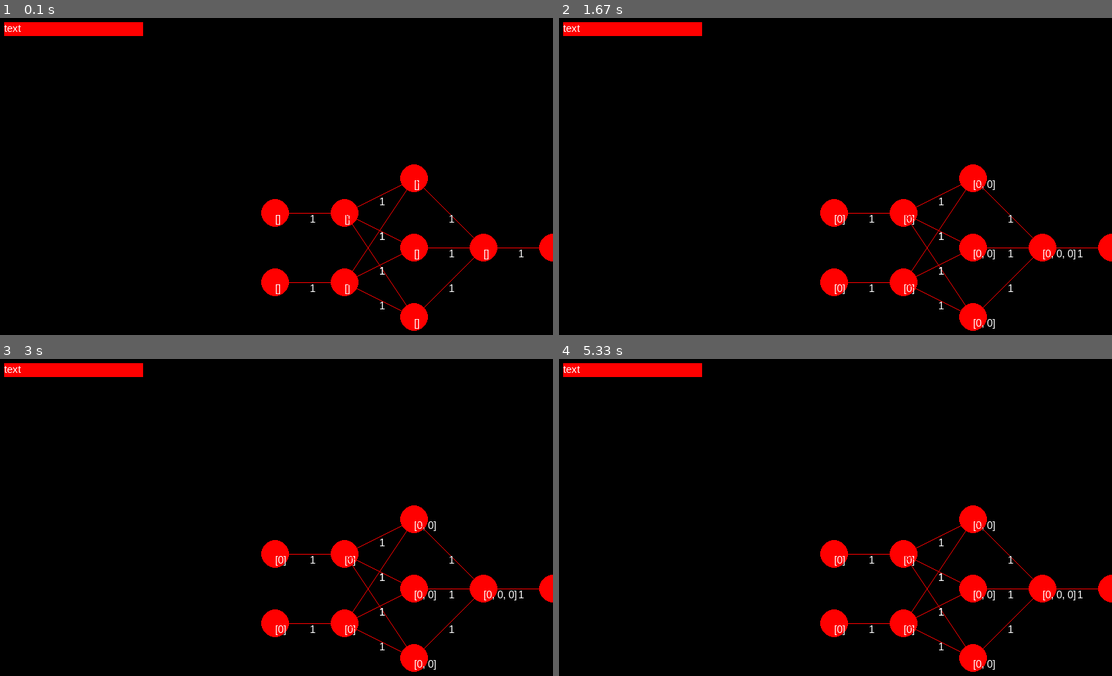
Above: before the commit, frames 1-4 (two rows, left to right).
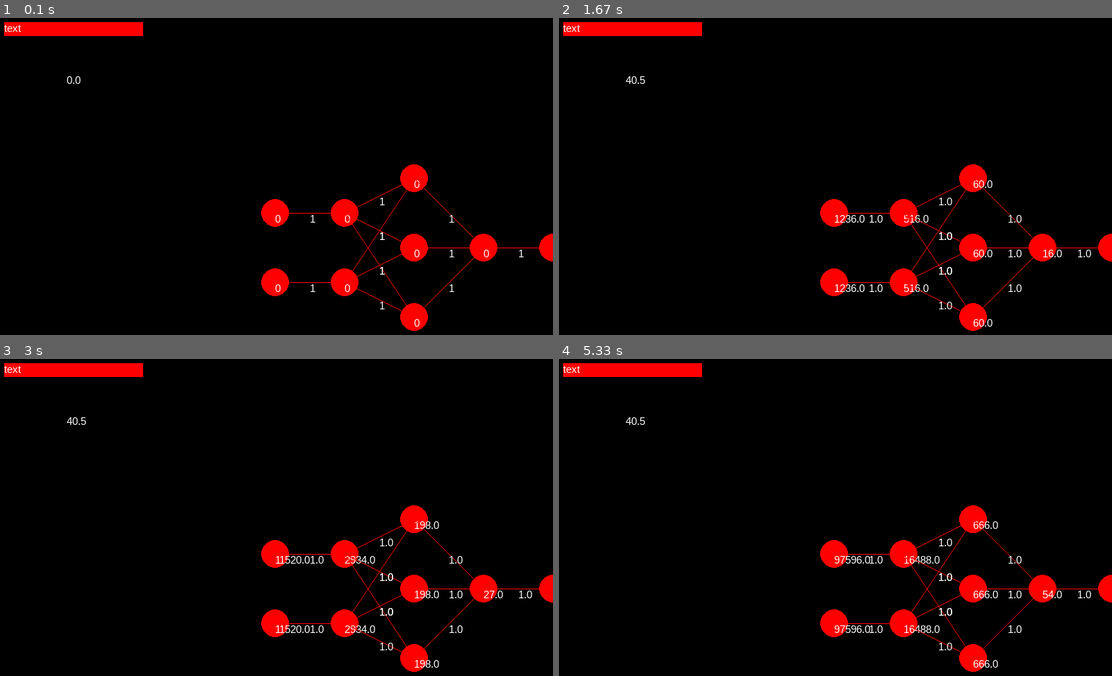
Above: after the commit, the same moments.

Repository: FlorianGelb/2020_INF_Projekt_NN_Vis
Game: pygame game, started from src/exp_pygame/test.py
Same seed, same stepped clock (60 frames per second), same inputs: the game is played once before the commit and once after it.
Inputs (mouse positions are in pixels of both pictures, inside the frame that each line leads up to):
- Up to frame 1 (0.1 s): no input
- Up to frame 2 (1.67 s): click "text" at 0.38 s; click (702, 217) at 0.72 s
- Up to frame 3 (3 s): no input
- Up to frame 4 (5.33 s): no input

The runs differ from the first frame. In frame 1, 0.2% of the frame differs, in the area x 12-89%, y 18-99%; in frame 2, 0.7%; in frame 3, 0.8%; in frame 4, 0.9%, in the area x 12-97%, y 18-99%.

Commit message:
viz and nn finaly working. Have to make it more apelling to the eye

Diff:
--- a/src/NN/Connector.py
+++ b/src/NN/Connector.py
@@ -17,7 +17,6 @@
         self.dbg_dw_array = []
 
     def update_weight(self, d_w):
-        #print(d_w)
         self.dbg_dw_array.append(d_w)
         self.set_weight(self.weight + d_w)
 
--- a/src/exp_pygame/test.py
+++ b/src/exp_pygame/test.py
@@ -9,7 +9,8 @@
     def __init__(self, n, eta, layers, height, width):
         MLP.Multilayerperceptron.__init__(self, n, eta, layers)
         pygame.init()
-        self.clock = pygame.time.Clock()
+        self.total_error = [0]
+        self.eta = eta
         self.height = height
         self.width = width
         self.win = pygame.display.set_mode((self.width, self.height), pygame.RESIZABLE)
@@ -19,6 +20,7 @@
 
     def update_loop(self):
         window = True
+        started = False
         while window:
             for event in pygame.event.get():
                 mx, my = pygame.mouse.get_pos()
@@ -32,7 +34,13 @@
                     self.height = event.h
                 if event.type == pygame.MOUSEBUTTONDOWN:
                     if mx > self.button.get_x() and mx < self.button.get_colliding_x() and my > self.button.get_y() and my < self.button.get_colliding_y():
+                        started = True
                         self.train({1: [(1, 1), (1, 0), (0, 1)], 0: [(0, 0)]}, 1)
+
+
+            if started:
+                if 0.5 * (sum(self.total_error) ** 2) > self.alpha:
+                    self.train({1: [(1, 1), (1, 0), (0, 1)], 0: [(0, 0)]}, 1)
 
             self.update_nn()
 
@@ -43,6 +51,10 @@
     def create_UI(self):
         self.button = Button.Button((10, 25), "text", (200,20), (255,0,0))
         self.button.draw(self.win)
+
+        font = pygame.font.SysFont("Arial", 15)
+        text = font.render(str(0.5 * (sum(self.total_error) ** 2)), True, (255, 255, 255))
+        self.win.blit(text, (100, 100))
 
 
     def create_nn(self):
@@ -56,7 +68,7 @@
                     pos = (len(self.neurons[key]) / 2) * x_off
                     x = int((self.width / 2) + (key * x_off))
                     y = int((self.height / 2) + (pos - index * y_off))
-                    self.viz_neurons.append(Neuron.Neuron(x, y, str(neuron.input), (255, 0, 0)))
+                    self.viz_neurons.append(Neuron.Neuron(x, y, str(neuron.e), (255, 0, 0)))
 
             for key in list(self.neurons.keys()):
                 for neuron in self.neurons[key]:
@@ -103,7 +115,6 @@
                     for connection in neuron.get_output_cnts():
                         connection.set_input_value(value[n])
 
-                    self.update_nn()
                 neuron_key_list = list(self.neurons.keys())[1:]
 
                 for neuron_key in neuron_key_list:
@@ -121,7 +132,7 @@
 
                             for output_connections in neuron.get_output_cnts():
                                 output_connections.set_input_value(neuron.generate_output())
-                self.update_nn()
+
 
         return output_total, expected_output
 
@@ -140,20 +151,33 @@
                 for neuron in self.neurons[key]:
                     if key == key_list[0]:
                         neuron.e = neuron.activation_function_derivatives(neuron.scalar_product()) * e
+                        self.update_nn()
 
                     for input in neuron.get_input_cnts():
                         neuron2 = input.get_input_neuron()
                         neuron2.e += neuron.e * input.get_weight() * neuron2.activation_function_derivatives(
                             neuron2.scalar_product())
+                        self.update_nn()
+
+    def update_weights(self):
+        for key in list(self.neurons.keys()):
+            for neuron in self.neurons[key]:
+                for cnt in neuron.get_input_cnts():
+                    inp = cnt.get_input_neuron().generate_output()
+                    cnt.update_weight(neuron.e * -self.eta * inp)
+
 
     def train(self, train_dict, alpha):
-        output, expceted_output = self.pass_values(train_dict)
-        total_error = self.calculate_total_error(output, expceted_output)
-        self.back_propagation(total_error, output)
-        quadratic_error = 0.5 * (sum(total_error) ** 2)
+        self.alpha = alpha
+        self.output, self.expceted_output = self.pass_values(train_dict)
+        self.total_error = self.calculate_total_error(self.output, self.expceted_output)
+        self.back_propagation(self.total_error, self.output)
+        self.quadratic_error = 0.5 * (sum(self.total_error) ** 2)
+        self.update_weights()
 
 
 
 
 
-v = Visualizer(1,1,[2,3,1], 600, 800)
+
+v = Visualizer(1,0.00001,[2,3,1], 600, 800)
